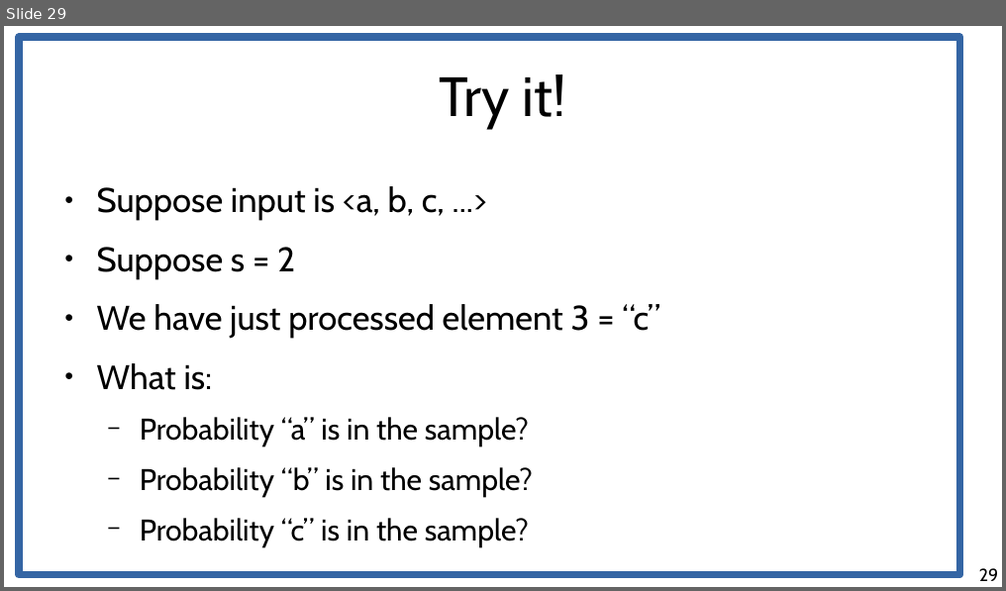
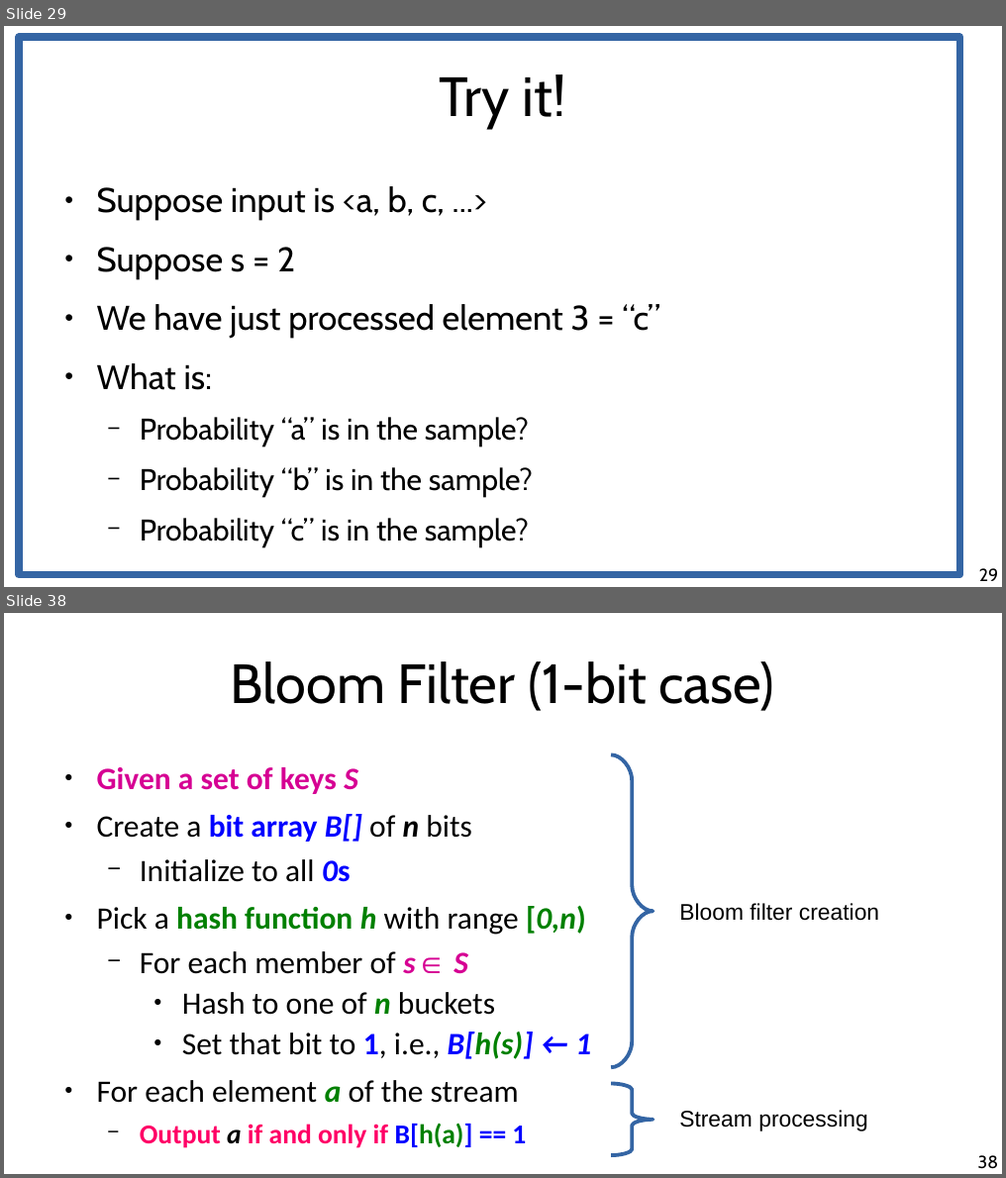
Before and after one commit to chatox/data-mining-course, a slide deck: theory/tt10_streaming.odp. Shown one above the other, each under a label of ours: slide 29 before the commit, slides 29 and 38 after it; the slides between them are not shown. The pictures are 1006x591 and 1006x1178 pixels, drawn with LibreOffice and Linux fonts; fonts in the diff are those of the drawing. Boxes give left, top, right and bottom in pixels: in the first picture for what was removed or moved away, otherwise in the second. Text is boxed around its words. In the diff, an @@ line names an element or a change of style, - is before the commit and + after.

Commit message:
Up to bloom filters

```diff
--- a/theory/tt10_streaming.odp
+++ b/theory/tt10_streaming.odp
@@ slide 38 added at [4,613,1002,1174], background #FFFFFF @@
@@ title added at [231,662,774,711], 44 pt, text #000000 @@
+Bloom Filter (1-bit case)
@@ freeform shape added at [612,756,653,1067], outline #3465A4 3 pt @@
@@ text added at [97,767,591,1149], 24.8 pt, text #000000 @@
+● Given a set of keys S
+● Create a bit array B[] of n bits
+  − Initialize to all 0s
+● Pick a hash function h with range [0,n)
+  − For each member of s∈ S
+    ● Hash to one of n buckets
+    ● Set that bit to 1, i.e., B[h(s)] ← 1
+● For each element a of the stream
+  − Output a if and only if B[h(a)] == 1
@@ text added at [679,903,879,921], 18 pt, text #000000 @@
+Bloom filter creation
@@ freeform shape added at [612,1084,653,1156], outline #3465A4 3 pt @@
@@ text added at [679,1110,867,1132], 18 pt, text #000000 @@
+Stream processing
@@ page number added at [978,1156,999,1169], 14 pt, text #000000 @@
+38
```
Also in this commit, not shown: 2 slides changed, 22 other slides added.
